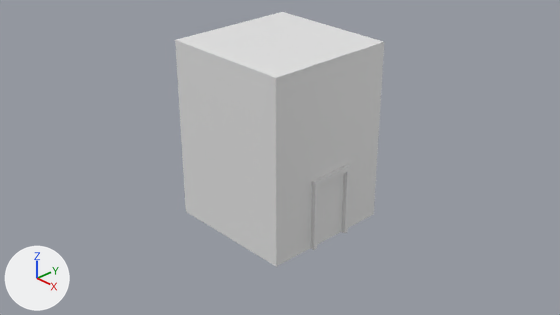
What one commit did to the Blender file blender/building1.blend.
Before and after are seen from the file's camera 'Camera'. Lighting does not change. The marker at lower left points along +X, +Y and +Z. The first picture is the older version.
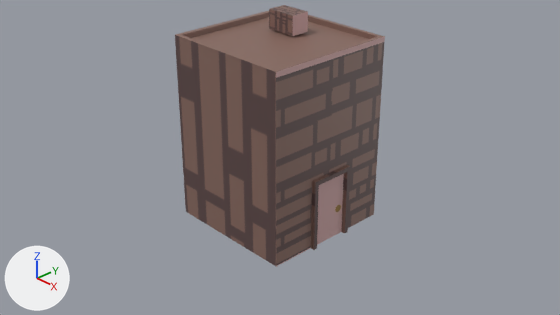
The change, as a list of edits to the scene's bpy script:
```text
Add img_buildingtexture_png:
    img_buildingtexture_png = load_image('buildingtexture.png', 'buildingtexture.png', 1080, 1091, 'sRGB')
Change mat_material:
    remove mat_material.base_color = (0.8, 0.8, 0.8)  # white #e7e7e7
    add mat_material.texture = img_buildingtexture_png
Change me_cube:
    used by ob_cube; location = (0.0, 0.0, 1.969); scale = (1.0, 1.0, 2.05)
    remove me_cube.from_pydata(...)  # 40 vertices, 35 faces; spans x -1.0..1.07, y 0.0..1.0, z -1.45..-0.14
    add me_cube.from_pydata(...)  # 178 vertices, 177 faces; spans x -1.0..1.07, y -1.0..1.0, z -1.45..0.02
    me_cube part 1: a new loose piece, a box spanning x -0.44..0.03, y 0.22..0.51, z -0.12..0.02, in mat_material (picture img_buildingtexture_png)
    me_cube part 2
    15 faces are deleted
    6 vertices are added at (-0.93, -1.0, -0.96), (-0.93, -1.0, -0.93), (-0.93, -1.0, -0.14), (0.93, -1.0, -0.96), (0.93, -1.0, -0.93), (0.93, -1.0, -0.14)
    10 new vertices lie (0.0, -0.28, 0.0) away from vertices in x -1.0..1.07, y 0.0, z -1.45..-0.14
    17 new vertices lie (0.0, -0.06, 0.0) away from vertices in x -1.0..1.07, y -0.28..1.0, z -1.45..-0.14
    17 new vertices lie (0.0, 0.0, 0.04) away from vertices in x -1.0..1.0, y -0.34..1.0, z -0.93..-0.14
    20 new vertices lie (0.07, 0.0, 0.0) away from vertices in x -1.0..1.0, y -0.34..1.0, z -1.45..-0.1
    19 new vertices lie (-0.07, 0.0, 0.0) away from vertices in x 1.0..1.07, y -0.34..1.0, z -1.45..-0.1
    14 new vertices lie (0.0, -0.6, 0.0) away from vertices in x -1.0..1.0, y -0.34, z -1.45..-0.1
    13 new vertices lie (0.0, 0.0, -0.04) away from vertices in x -1.0..0.93, y -0.94..0.94, z -0.1
    14 new vertices lie (0.0, -0.06, 0.0) away from vertices in x -1.0..1.0, y -0.94, z -1.45..-0.1
    151 new faces join them
    me_cube part 3: 6 kept faces spanning x 1.0..1.07, y 0.0..0.34, z -1.45..-0.14 get new texture (UV) coordinates
Change ob_cube:
    remove _m = ob_cube.modifiers.new('Mirror', 'MIRROR')
    remove _m.use_axis = (False, True, False)
```

Changed parts and their boxes (x1, y1, x2, y2) in the pictures (560 x 315 px):
'Cube', surface changed, reshaped, modifiers changed (white to brown): before (175, 12, 384, 267); after (175, 5, 385, 267)
part 1 of me_cube, added (brown): after (269, 5, 308, 36)
part 2 of me_cube, built on: before (175, 12, 384, 267); after (175, 11, 385, 267)
part 3 of me_cube, surface changed (darker): before (312, 53, 352, 250); after (328, 53, 352, 239)
